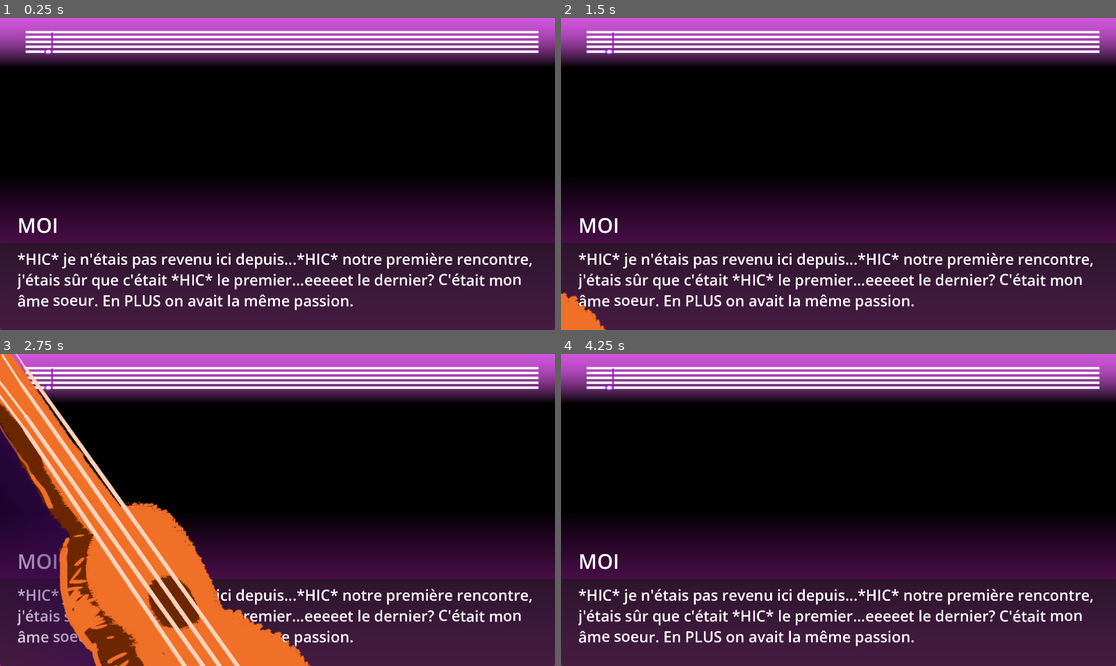
Above: before the commit, frames 1-4 (two rows, left to right).
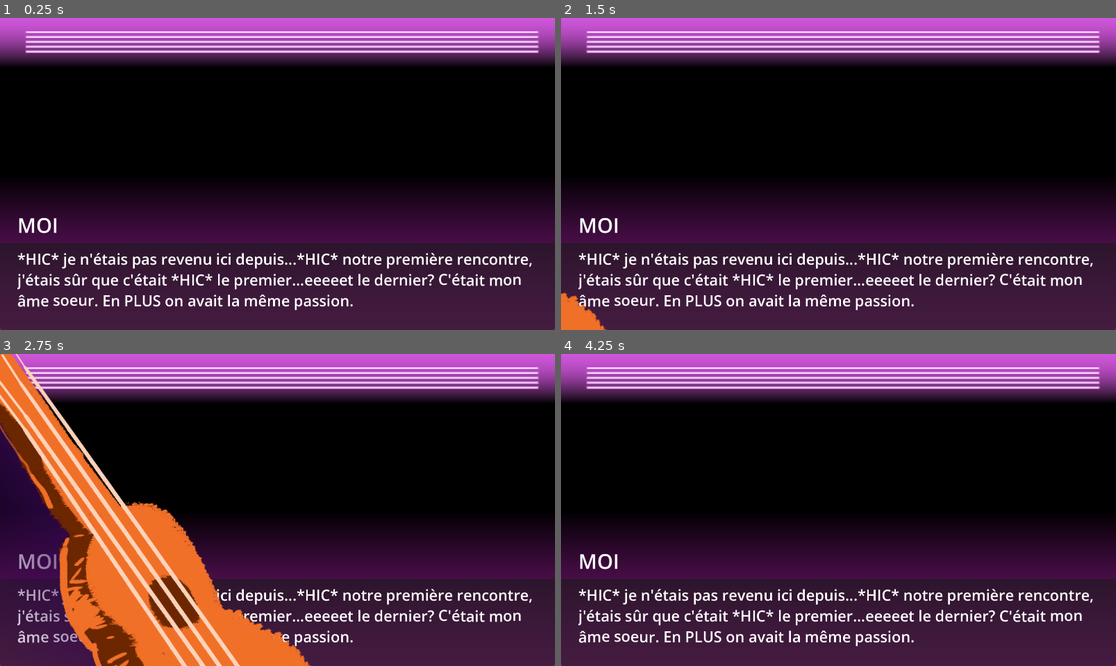
Above: after the commit, the same moments.

Repository: Caberu/gjlinux2025
Game: Godot game, scene res://Scenes/DateScene.tscn
Same seed, same stepped clock (60 frames per second), same inputs: the game is played once before the commit and once after it. This scene is started directly instead of the project's main scene.
Inputs (mouse positions are in pixels of both pictures, inside the frame that each line leads up to):
- Up to frame 1 (0.25 s): no input
- Up to frame 2 (1.5 s): move the mouse to (960, 158) at 0.52 s; press the mouse at (960, 158) at 0.53 s; move the mouse to (727, 189) at 1.27 s; release the mouse at (727, 189) at 1.28 s; hold Left (back) from 1.28 s (still down); tap Space (toggle_instru) at 1.35 s
- Up to frame 3 (2.75 s): move the mouse to (333, 441) at 2.02 s; release Left (back) at 2.03 s; press the mouse at (333, 441) at 2.03 s
- Up to frame 4 (4.25 s): move the mouse to (810, 572) at 2.77 s; release the mouse at (810, 572) at 2.78 s; tap Space (toggle_instru) at 2.85 s; move the mouse to (1005, 556) at 3.52 s; press the mouse at (1005, 556) at 3.53 s; hold Left (back) from 3.53 s (still down)

The runs differ from the first frame. In frame 1, 2.7% of the frame differs, in the area x 4-97%, y 4-12%; in frame 2, 2.7%; in frame 3, 2.7%; in frame 4, 2.7%.
Error after the commit: Trying to assign value of type 'Nil' to a variable of type 'String'. (res://Scenes/note.gd:29)

Commit message:
oh yes oh yes they both oh yes they both
REACH FOR...

Diff:
--- a/Scenes/DateScene.tscn
+++ b/Scenes/DateScene.tscn
@@ -14,6 +14,8 @@
 [ext_resource type="Script" path="res://Scenes/bg_manager.gd" id="8_xkgb8"]
 [ext_resource type="Script" path="res://Scenes/chara_manager.gd" id="10_hd6h5"]
 [ext_resource type="Script" path="res://Scenes/fx_manager.gd" id="12_ycvk6"]
+[ext_resource type="Texture2D" path="res://Image/Notes/note/Mi1.PNG" id="15_qxhip"]
+[ext_resource type="Script" path="res://Scenes/note.gd" id="16_d6a3q"]
 
 [node name="Cam" type="Control"]
 layout_mode = 3
@@ -169,6 +171,14 @@
 [node name="FXManager" type="Node" parent="."]
 script = ExtResource("12_ycvk6")
 
+[node name="Note" type="TextureRect" parent="."]
+layout_mode = 0
+offset_left = 386.0
+offset_right = 566.0
+offset_bottom = 238.0
+texture = ExtResource("15_qxhip")
+script = ExtResource("16_d6a3q")
+
 [connection signal="cliked" from="DialogueCadre" to="DialogueManager" method="display_next"]
 [connection signal="mouse_entered" from="DialogueCadre" to="DialogueCadre" method="_on_mouse_entered"]
 [connection signal="mouse_exited" from="DialogueCadre" to="DialogueCadre" method="_on_mouse_exited"]
--- a/Scenes/guitare.tscn
+++ b/Scenes/guitare.tscn
@@ -34,7 +34,7 @@
 offset_right = 1312.0
 offset_bottom = 142.0
 rotation = 0.967523
-note = 19
+note = 7
 
 [node name="Alterator" parent="SoundBut" index="1"]
 alter_count = 5
@@ -50,7 +50,6 @@
 offset_right = 1345.0
 offset_bottom = 104.0
 rotation = 0.967893
-note = 12
 
 [node name="Alterator" parent="SoundBut2" index="1"]
 alter_count = 5
@@ -66,7 +65,7 @@
 offset_right = 1373.0
 offset_bottom = 58.0
 rotation = 0.96396
-note = 16
+note = 4
 
 [node name="Alterator" parent="SoundBut3" index="1"]
 alter_count = 5
@@ -82,7 +81,7 @@
 offset_right = 1414.0
 offset_bottom = 33.0
 rotation = 0.962677
-note = 21
+note = 9
 
 [node name="Alterator" parent="SoundBut4" index="1"]
 alter_count = 5
--- /dev/null
+++ b/Scenes/note.gd
@@ -0,0 +1,33 @@
+extends TextureRect
+
+var note : String
+
+var note_dic : Dictionary
+
+func _ready():
+	load_note()
+
+func _process(delta):
+	set_note(Melody.visualized_note)
+
+func load_note():
+	for n in InstruSound.NOTE.keys():
+		var path = "res://Image/Notes/"+ n+".PNG"
+		#print(path)
+		note_dic[n] = load(path)
+	#print(clips)
+
+func cycle():
+	while true:
+		for n in InstruSound.NOTE.keys():
+			set_note(n)
+			await get_tree().create_timer(1).timeout
+
+func set_note(n):
+	if (n is int):
+		n = InstruSound.NOTE.keys()[n]
+	note = n
+	if (note.is_empty() or note == "FAIL"):
+		texture = null
+		return
+	texture = note_dic[note]
--- a/SoundBut.gd
+++ b/SoundBut.gd
@@ -8,15 +8,23 @@
 
 signal cliked
 
-var alteration := 0
+var alteration := 0 :
+	get:
+		return alteration
+	set(value):
+		alteration = value
+		if (on_button):
+			Melody.show(note+alteration)
+
 
 func _on_mouse_entered():
 	on_button = true
-
+	Melody.show(note+alteration)
 
 func _on_mouse_exited():
 	on_button = false
 	played = false
+	Melody.hide(note+alteration)
 
 func _ready():
 	$AudioStreamPlayer.load_instru(instrument)
--- a/melody.gd
+++ b/melody.gd
@@ -1,6 +1,7 @@
 extends Node
 
 var melody_history := []
+var visualized_note
 
 func add_note(note : String):
 	melody_history.append(note)
@@ -8,3 +9,10 @@
 
 func clear():
 	melody_history = []
+
+func show(note):
+	visualized_note = note
+
+func hide(note):
+	if (visualized_note == note):
+		visualized_note = ""
Binary file changed: Image/Backgrounds/BG_bar.png
Binary file added: Image/Notes/Do1.PNG
Not shown, added: Image/Notes/Do1.PNG.import
Binary file added: Image/Notes/Do2.PNG
Not shown, added: Image/Notes/Do2.PNG.import
Binary file added: Image/Notes/Do3.PNG
Not shown, added: Image/Notes/Do3.PNG.import
Binary file added: Image/Notes/Dod1.PNG
Not shown, added: Image/Notes/Dod1.PNG.import
Binary file added: Image/Notes/Dod2.PNG
Not shown, added: Image/Notes/Dod2.PNG.import
Binary file added: Image/Notes/Fa1.PNG
(and 60 more such lines)
